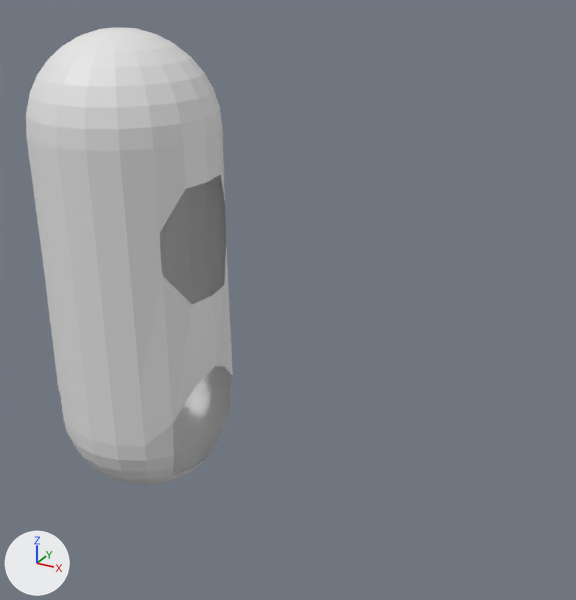
An edit to the Blender file Models/Robot.blend, drawn before and after from the same camera.
Rendered twice from a camera (50 mm lens) standing at (1.65, -1.95, 1.72) and looking at (0.44, 0.26, 0.61). The axes (+X, +Y, +Z) are drawn at lower left. The lights are the same throughout.
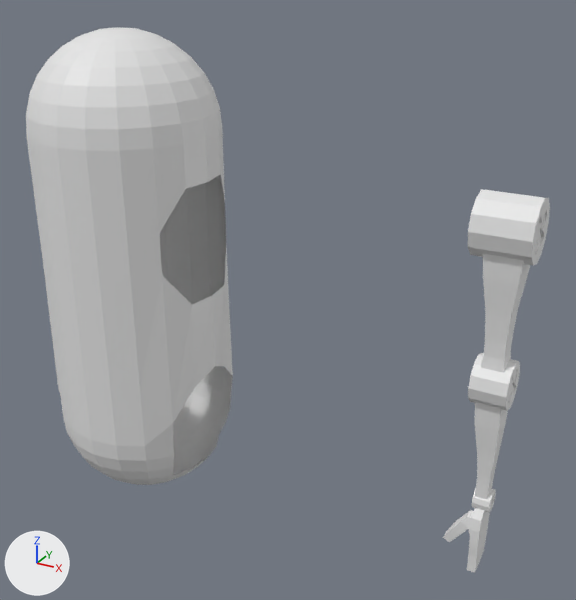
Commit message: Braço do robô

Location of each change, (x1, y1, x2, y2) in pixels of the pictures (576 x 600 px):
```json
{"object": "Circle", "change": "added", "after": [468, 189, 550, 265]}
{"object": "Cube", "change": "added", "after": [481, 254, 530, 373]}
{"object": "Cube.001", "change": "added", "after": [474, 402, 508, 500]}
{"object": "Circle.001", "change": "added", "after": [468, 353, 520, 411]}
{"object": "Cube.002", "change": "added", "after": [443, 508, 490, 573]}
{"object": "Circle.002", "change": "added", "after": [472, 488, 496, 513]}
```

Edits to the scene script, one JSON object a line:
```json
{"op": "add", "block": "me_circle_001", "code": ["me_circle_001 = bpy.data.meshes.new('Circle.001')", "me_circle_001.from_pydata(...)  # 72 vertices, 70 faces; spans x -1.0..1.0, y -0.97..1.03, z -1.82..0.01"]}
{"op": "add", "block": "me_circle_002", "code": ["me_circle_002 = bpy.data.meshes.new('Circle.002')", "me_circle_002.from_pydata(...)  # 72 vertices, 70 faces; spans x -1.0..1.0, y -0.97..1.03, z -1.47..0.01"]}
{"op": "add", "block": "me_circle_003", "code": ["me_circle_003 = bpy.data.meshes.new('Circle.003')", "me_circle_003.from_pydata(...)  # 72 vertices, 70 faces; spans x -1.0..1.0, y -0.97..1.03, z -1.48..0.01"]}
{"op": "add", "block": "me_cube_001", "code": ["me_cube_001 = bpy.data.meshes.new('Cube.001')", "me_cube_001.from_pydata(...)  # 24 vertices, 22 faces; spans x -0.93..0.93, y -1.02..0.92, z -5.32..0.91"]}
{"op": "add", "block": "me_cube_002", "code": ["me_cube_002 = bpy.data.meshes.new('Cube.002')", "me_cube_002.from_pydata(...)  # 24 vertices, 22 faces; spans x -0.65..0.69, y -0.74..0.76, z -5.23..0.91"]}
{"op": "add", "block": "me_cube_003", "code": ["me_cube_003 = bpy.data.meshes.new('Cube.003')", "me_cube_003.from_pydata(...)  # 76 vertices, 74 faces; spans x -7.79..1.1, y -0.95..1.0, z -1.02..0.96"]}
{"op": "add", "block": "ob_circle", "code": ["ob_circle = bpy.data.objects.new('Circle', me_circle_001)", "ob_circle.location = (0.977, 0.591, 0.884)", "ob_circle.rotation_euler = (0.0, 1.571, 0.0)  # degrees (0, 90, 0)", "ob_circle.scale = (-0.112, -0.112, -0.112)"]}
{"op": "add", "block": "ob_circle_001", "code": ["ob_circle_001 = bpy.data.objects.new('Circle.001', me_circle_002)", "ob_circle_001.location = (1.023, 0.595, 0.306)", "ob_circle_001.rotation_euler = (0.0, 1.571, 0.0)  # degrees (0, 90, 0)", "ob_circle_001.scale = (-0.0903, -0.0903, -0.0903)"]}
{"op": "add", "block": "ob_circle_002", "code": ["ob_circle_002 = bpy.data.objects.new('Circle.002', me_circle_003)", "ob_circle_002.location = (1.066, 0.607, -0.21)", "ob_circle_002.rotation_euler = (0.0, 1.571, 0.0)  # degrees (0, 90, 0)", "ob_circle_002.scale = (-0.045, -0.045, -0.045)"]}
{"op": "add", "block": "ob_cube", "code": ["ob_cube = bpy.data.objects.new('Cube', me_cube_001)", "ob_cube.location = (1.087, 0.596, 0.757)", "ob_cube.scale = (0.074, 0.083, 0.074)"]}
{"op": "add", "block": "ob_cube_001", "code": ["ob_cube_001 = bpy.data.objects.new('Cube.001', me_cube_002)", "ob_cube_001.location = (1.087, 0.596, 0.177)", "ob_cube_001.scale = (0.0703, 0.0788, 0.0703)"]}
{"op": "add", "block": "ob_cube_002", "code": ["ob_cube_002 = bpy.data.objects.new('Cube.002', me_cube_003)", "ob_cube_002.location = (1.097, 0.603, -0.368)", "ob_cube_002.scale = (0.0158, 0.0743, 0.143)"]}
```
